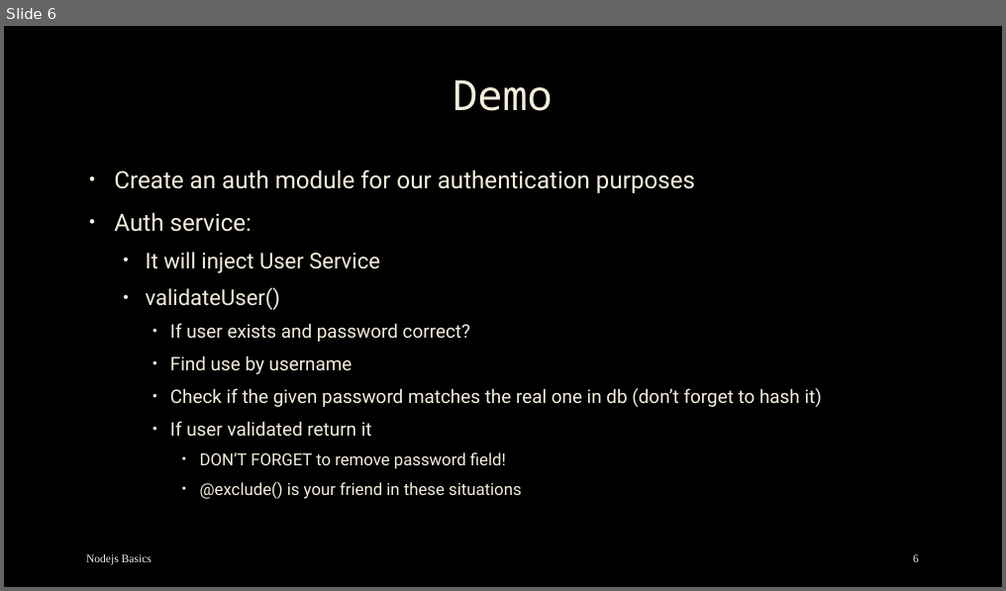
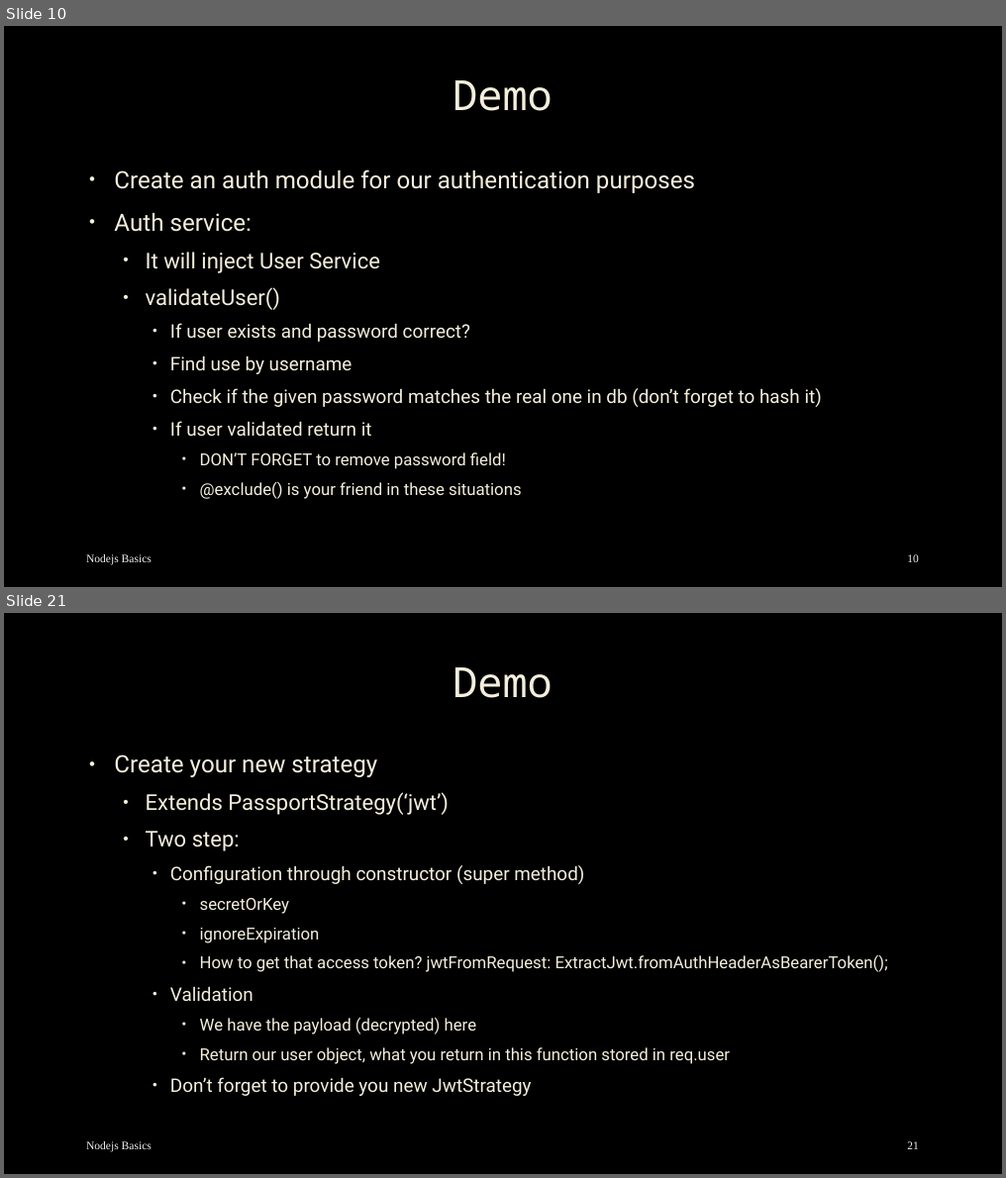
Before and after one commit to mostafa8026/nestjs-course, a slide deck: nestjs/nestjs-09.pptx. Shown one above the other, each under a label of ours: slide 6 before the commit, slides 10 and 21 after it; the slides between them are not shown. The pictures are 1006x591 and 1006x1178 pixels, drawn with LibreOffice and Linux fonts; fonts in the diff are those of the drawing; background and template pictures are left out. Boxes give left, top, right and bottom in pixels: in the first picture for what was removed or moved away, otherwise in the second. Text is boxed around its words. In the diff, an @@ line names an element or a change of style, - is before the commit and + after.

```diff
--- a/nestjs/nestjs-09.pptx
+++ b/nestjs/nestjs-09.pptx
@@ slide 21 added at [4, 613, 1002, 1174], background picture (left out) @@
@@ title added at [452, 667, 552, 698], 40 pt, text #F4EEDC @@
+Demo
@@ text added at [114, 755, 888, 1096], 16 pt, text #F4EEDC @@
+• Create your new strategy
+  • Extends PassportStrategy(‘jwt’)
+  • Two step:
+    • Configuration through constructor (super method)
+      • secretOrKey
+      • ignoreExpiration
+      • How to get that access token? jwtFromRequest: ExtractJwt.fromAuthHeaderAsBearerToken();
+    • Validation
+      • We have the payload (decrypted) here
+      • Return our user object, what you return in this function stored in req.user
+    • Don’t forget to provide you new JwtStrategy
@@ text added at [86, 1142, 152, 1153], 11 pt, text #F2F2F2 @@
+Nodejs Basics
@@ page number added at [907, 1142, 919, 1150], 11 pt, text #F2F2F2 @@
+21
@@ what was slide 6 is now slide 10 @@
@@ page number at [907, 555, 919, 563]: text changed @@
-6
+10
```
Also in this commit, not shown: 3 slides changed, 13 other slides added, 29 other files.
